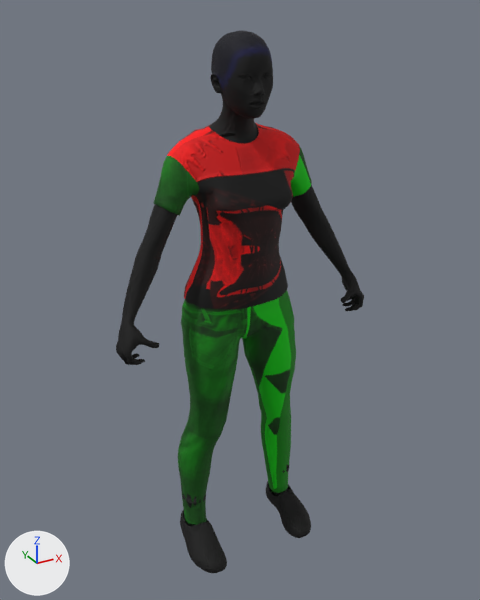
Two versions of the glTF model assets/models/crowd_d.glb, one commit apart.
Both versions are drawn from a 50 mm lens placed at (-0.868, -1.618, 1.64), pointed at (0.008, -0.025, 0.843). The axes (+X, +Y, +Z) are drawn at lower left. The lights are the same throughout. The older version comes first. Where no turn or scale is listed for an object, it has been applied to the vertices. Vertices at exactly the same position are counted once.

The first picture shows 'Body'.
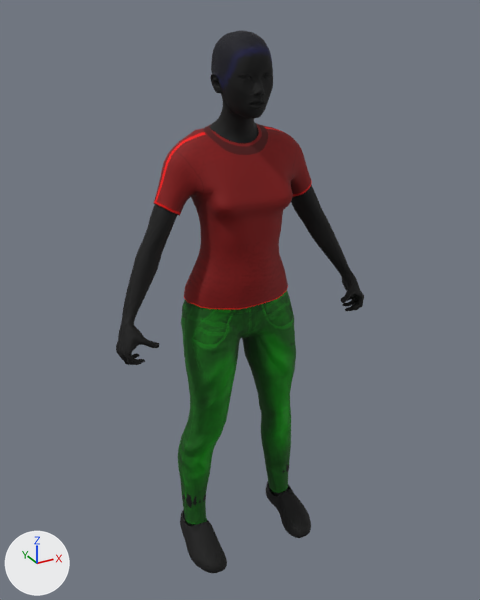
What differs and where, as boxes (x1, y1, x2, y2) in the pictures (480 x 600 px):
'Body', surface changed, recoloured
    both: (153, 120, 313, 525)
part 1 of me_body, surface changed
    both: (153, 120, 313, 525)
part 2 of me_body, recoloured (green to red)
    both: (153, 146, 312, 216)

What the commit changed:
me_body has 6174 vertices, 11958 faces and spans x -0.4..0.4, y -0.2..0.09, z 0.0..1.59.
me_body is used by ob_body; location (0.0, 0.0, 0.0).
me_body part 1: texture (UV) coordinates of 9622 of 11958 faces, centred in x -0.4..0.4, y -0.2..0.09, z 0.0..1.5, changed; they spanned u 0.0..0.99, v 0.03..1.0 and now span u 0.0..0.97, v 0.06..1.0.
me_body part 2: 588 faces centred in x -0.24..0.24, y -0.08..0.04, z 1.13..1.28 are repainted in the vertex colours; the middle colour goes from green #00ff00 to red #ff0000.
